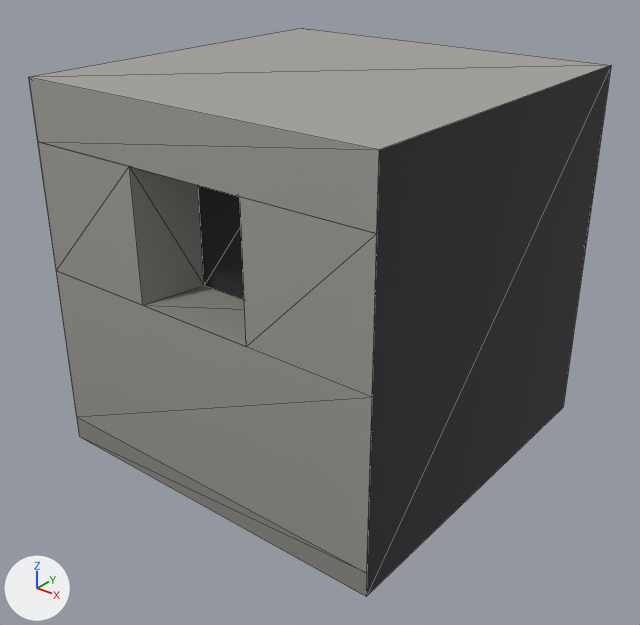
The glTF model assets/models/props/lift_leaf.glb as it was, and as the next commit left it.
One viewpoint serves both versions: a 50 mm lens placed at (1.347, -1.721, 0.91), pointed at (0.018, -0.06, -0.12). The lights are fixed; the arrows at lower left show +X, +Y and +Z. The first picture is the older version. Mesh edges are drawn as thin lines. Vertices at exactly the same position are counted once.

In view in the first picture: 'lift_leaf'.
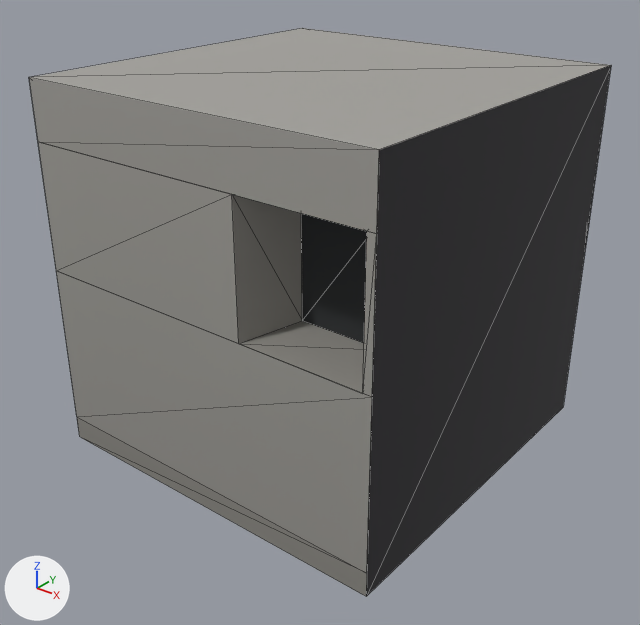
Changed parts and their boxes [x1, y1, x2, y2] in the pictures (640 x 625 px; the box of a moved part takes in the faces that stretch with it):
part 1 of me_lift_leaf, moved or reshaped
    both: [38, 142, 377, 397]

Diff of the bpy script that builds the scene:
```diff
--- a/assets/models/props/lift_leaf.glb.py
+++ b/assets/models/props/lift_leaf.glb.py
@@ me_lift_leaf @@
 me_lift_leaf.from_pydata(...)  # 36 vertices, 48 faces; spans x -0.5..0.5, y -0.5..0.5, z -0.5..0.5
 # used by ob_lift_leaf; location = (0.0, 0.0, 0.0)
 # before: 16 (-0.167, -0.5, 0.01) at pixel (142, 305), 17 (-0.167, -0.5, 0.348) at pixel (129, 166), 19 (0.167, -0.5, 0.01) at pixel (246, 346), 21 (0.167, -0.5, 0.348) at pixel (239, 196), 32 (0.111, -0.35, 0.024)
 # before: 33 (-0.111, -0.35, 0.024) at pixel (204, 285), 34 (0.111, -0.35, 0.333), 35 (-0.111, -0.35, 0.333)
+# me_lift_leaf part 1
+for i in [16, 17, 19, 21, *range(32, 36)]: me_lift_leaf.vertices[i].co += Vector((0.311, 0.0, 0.0))
 me_lift_leaf.materials.append(mat_vertex_colour)
```
